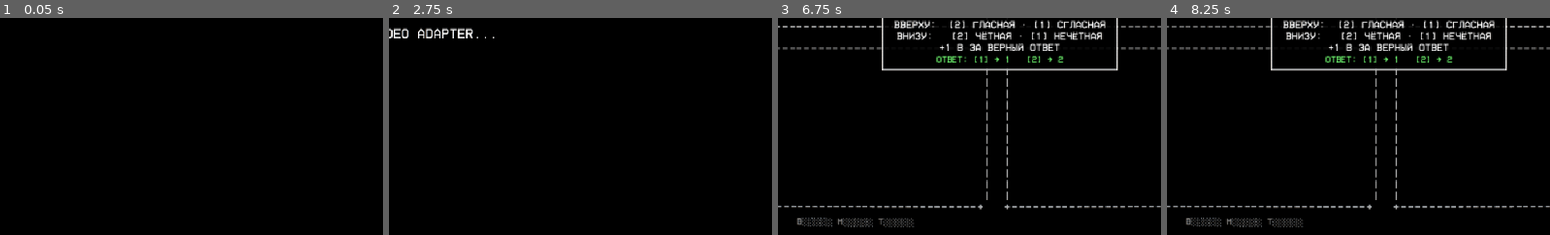
Above: before the commit, frames 1-4 (left to right).
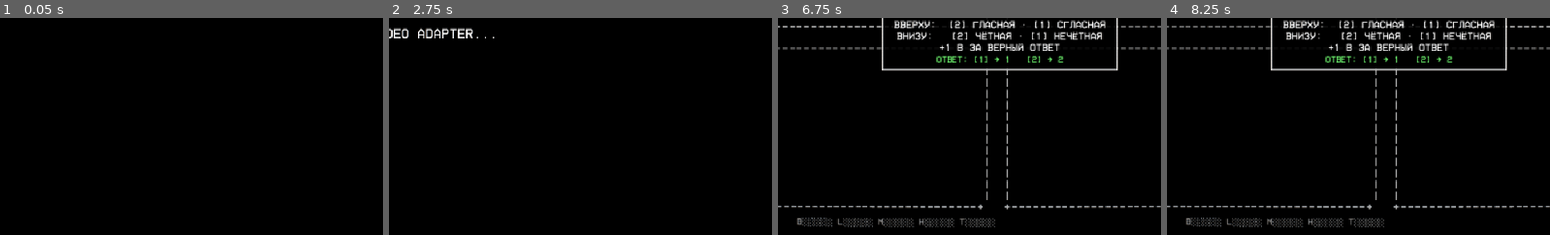
Above: after the commit, the same moments.

Repository: JcukengesH/System-Task-Switch
Game: Godot game, scene res://scenes/Main.tscn
Same seed, same stepped clock (60 frames per second), same inputs: the game is played once before the commit and once after it.
Inputs (mouse positions are % of the whole screen's width and height, from its top left):
- Up to frame 1 (0.05 s): no input
- Up to frame 2 (2.75 s): tap Enter at 0.5, 2.1 s; move the mouse to (72, 45) at 0.52 s; hold Right 0.53-1.28 s; tap 1 at 0.6 s; click (72, 45) at 0.67 s; tap Space at 0.77, 1.07, 1.52, 1.82, 2 s; move the mouse to (30, 55) at 1.27 s; hold S 1.28-2.03 s; tap 2 at 1.35 s; move the mouse to (60, 28) at 2.02 s; hold Right from 2.03 s (still down)
- Up to frame 3 (6.75 s): move the mouse to (45, 70) at 2.77 s; release Right at 2.78 s; hold W 2.78-3.53 s; tap Keypad Enter at 2.85 s; click (45, 70) at 2.92 s; tap Space at 3.02, 3.32, 3.77, 4.07, 4.25, 4.52, 4.82, 6.02, 6.32 s; tap Enter at 3.5, 5.75 s; move the mouse to (80, 65) at 3.52 s; hold Left 3.53-5.03 s; tap 0 at 3.6 s; move the mouse to (20, 35) at 4.27 s; tap 9 at 4.35 s; move the mouse to (55, 50) at 5.02 s; hold S 5.03-5.78 s; tap Backspace at 5.1 s; click (55, 50) at 5.17 s; move the mouse to (35, 25) at 5.77 s; hold Right 5.78-6.53 s; tap 3 at 5.85 s; move the mouse to (72, 45) at 6.52 s; hold W from 6.53 s (still down); tap 4 at 6.6 s
- Up to frame 4 (8.25 s): tap Space at 6.77, 7.07, 7.25, 7.52, 7.82 s; move the mouse to (30, 55) at 7.27 s; release W at 7.28 s; hold Right 7.28-8.03 s; tap 5 at 7.35 s; click (30, 55) at 7.42 s; move the mouse to (60, 28) at 8.02 s; hold S from 8.03 s (still down); tap 1 at 8.1 s
The pictures show only the part of the screen within x 21-71%, y 46-96%; the shares and areas given below are measured in that part.

Frame 1 is identical in both runs. In frame 3, 0.4% of the frame differs, in the area x 15-57%, y 91-97%; in frame 4, 0.4%.

Commit message:
Стиль v4 (3,4,5,10,11): base/music-слои эффектов, каналы lowmid/highmid/beat/texture, мягкая огибающая x/(x+0.6); SFX громче, музыка тише; быстрый выход со звуком + стоп аудио по крестику окна

Diff:
--- a/scripts/main.gd
+++ b/scripts/main.gd
@@ -13,6 +13,11 @@
 const EFFECT_COMBO_CAP := 300.0
 const EFFECT_RISE_SPEED := 1.5
 const EFFECT_FALL_SPEED := 1.2
+# Музыкальный слой искажений (music_effect в шейдере): суммарная «жёсткость»
+# огибающих спектра. Поднимается быстро на ударах, сползает медленно.
+const MUSIC_EFFECT_MAX := 1.3
+const MUSIC_RISE_SPEED := 4.0
+const MUSIC_FALL_SPEED := 1.6
 const ANSWER_FEEDBACK_DELAY := 0.10
 # Окно молчания после старта забега: клик-рестарт (или его второй такт
 # двойного клика) не должен превращаться в ответ на первом символе.
@@ -111,6 +116,8 @@
 
 var _effect_current: float = EFFECT_MIN
 var _effect_target: float = EFFECT_MIN
+var _music_effect_current: float = 0.0
+var _music_effect_target: float = 0.0
 var _margin: Control
 var _shake_tween: Tween
 var _answer_locked: bool = false
@@ -317,9 +324,11 @@
 		return
 	_vu_accum = 0.0
 	var b: float = _fx.bass if _vu_live else 0.0
+	var l: float = _fx.lowmid if _vu_live else 0.0
 	var m: float = _fx.mid if _vu_live else 0.0
+	var h: float = _fx.highmid if _vu_live else 0.0
 	var t: float = _fx.treble if _vu_live else 0.0
-	vu_label.text = "B%s M%s T%s" % [_vu_bars(b), _vu_bars(m), _vu_bars(t)]
+	vu_label.text = "B%s L%s M%s H%s T%s" % [_vu_bars(b), _vu_bars(l), _vu_bars(m), _vu_bars(h), _vu_bars(t)]
 
 
 func _vu_bars(v: float) -> String:
@@ -656,11 +665,28 @@
 		_current_screen.queue_free()
 		_current_screen = null
 	SFX.shutdown()
-	var wait: float = SFX.shutdown_length()
+	# Слышен только «щелчок» выключения: полный хвост ShutDown.ogg ждать
+	# незачем (фидбек: игра закрывалась несколько секунд). Ставим крест на
+	# аудио и выходим через 0.6 c.
+	var wait: float = minf(SFX.shutdown_length(), 0.6)
 	if wait <= 0.0:
-		wait = 1.0
+		wait = 0.4
 	await get_tree().create_timer(wait).timeout
+	_stop_all_audio()
 	get_tree().quit()
+
+
+func _stop_all_audio() -> void:
+	SFX.stop_all()
+	_music.stop_all()
+
+
+func _notification(what: int) -> void:
+	# Крестик окна / Alt+F4: гасим звук до выхода, иначе закрытие висит,
+	# пока аудио-драйвер досылает буферы (гул БП играл в цикле).
+	if what == NOTIFICATION_WM_CLOSE_REQUEST:
+		_stop_all_audio()
+		get_tree().quit()
 
 
 func _start_game_from_menu() -> void:
@@ -971,6 +997,8 @@
 			q.set_pulse(0.0)
 
 func _update_effect_scale(delta: float) -> void:
+	# Слой «база»: геометрия и свет CRT (бочка, виньетка, скан-линии, glow)
+	# растут только от комбо — изгиб экрана на музыку не реагирует.
 	var target: float = EFFECT_MIN
 	if current_state == State.GAME:
 		if combo <= int(EFFECT_COMBO_CAP):
@@ -981,15 +1009,23 @@
 			# 300..400 : EFFECT_MAX .. EFFECT_MASTER_MAX
 			var t2: float = clampf(float(combo - int(EFFECT_COMBO_CAP)) / 100.0, 0.0, 1.0)
 			target = lerpf(EFFECT_MAX, EFFECT_MASTER_MAX, t2)
-	# Гибрид: искажения растут не только от комбо, но и от музыки — бас и
-	# верха «тянут» картинку к аналоговым помехам на пиках (в тишине — чисто).
-	if current_state == State.GAME and music_fx_enabled:
-		target += _fx.bass * 0.15 + _fx.treble * 0.08
-	_effect_target = clampf(target, 0.0, EFFECT_MASTER_MAX)
+	_effect_target = target
 	var speed: float = EFFECT_RISE_SPEED if _effect_target > _effect_current else EFFECT_FALL_SPEED
 	_effect_current = move_toward(_effect_current, _effect_target, speed * delta)
+
+	# Слой «музыка»: суммарная жёсткость пяти огибающих + beat. Только он
+	# разгоняет срывы/зерно/вспышки в шейдере; в тишине плавно гаснет в 0.
+	var mt: float = 0.0
+	if current_state == State.GAME and music_fx_enabled:
+		mt = _fx.bass * 0.7 + _fx.lowmid * 0.45 + _fx.mid * 0.3 \
+			+ _fx.highmid * 0.5 + _fx.treble * 0.6 + _fx.beat * 0.8
+	_music_effect_target = clampf(mt, 0.0, MUSIC_EFFECT_MAX)
+	var mspeed: float = MUSIC_RISE_SPEED if _music_effect_target > _music_effect_current else MUSIC_FALL_SPEED
+	_music_effect_current = move_toward(_music_effect_current, _music_effect_target, mspeed * delta)
+
 	if _crt_material:
-		_crt_material.set_shader_parameter("effect_scale", _effect_current)
+		_crt_material.set_shader_parameter("base_effect", _effect_current)
+		_crt_material.set_shader_parameter("music_effect", _music_effect_current)
 
 
 func _trigger_correct_shake() -> void:
--- a/scripts/music_deck.gd
+++ b/scripts/music_deck.gd
@@ -71,13 +71,24 @@
 
 
 # Ползунка громкости музыки 0..1 -> dB (общая кривая для intro/loop).
+# Отдача 11: музыка чуть тише базовой громкости микса, чтобы SFX читались.
+const VOLUME_TRIM_DB := -3.0
+
+
 func set_volume(v: float) -> void:
 	var c: float = clampf(v, 0.0, 1.0)
-	var db: float = -80.0 if c <= 0.001 else linear_to_db(c)
+	var db: float = -80.0 if c <= 0.001 else linear_to_db(c) + VOLUME_TRIM_DB
 	if _intro_player:
 		_intro_player.volume_db = db
 	if _loop_player:
 		_loop_player.volume_db = db
+
+
+func stop_all() -> void:
+	if _intro_player != null and _intro_player.playing:
+		_intro_player.stop()
+	if _loop_player != null and _loop_player.playing:
+		_loop_player.stop()
 
 
 func _on_intro_finished() -> void:
--- a/scripts/sfx.gd
+++ b/scripts/sfx.gd
@@ -8,7 +8,9 @@
 const SHUTDOWN_FILE := "ShutDown.ogg"
 
 const POOL_SIZE := 6
-const VOLUME_DB := -6.0
+# Отдача 11: SFX были на -6 дБ и тонули в музыке. База теперь 0 дБ,
+# пишущий «бип» терминала поднят до -10, гул БП оставлен фоном.
+const VOLUME_DB := 0.0
 
 var _pool: Array[AudioStreamPlayer] = []
 var _pool_index: int = 0
@@ -25,8 +27,8 @@
 # «Аутентичный стиль»: низкий гул блока питания + ступенчатый дисплейный бип.
 # Оба просятся процедурно (AudioStreamWAV в памяти) — не тащим бинарные
 # ассеты в репозиторий и не зависим от импортёра.
-const HUM_DB := -30.0
-const BEEP_DB := -16.0
+const HUM_DB := -33.0
+const BEEP_DB := -10.0
 var _hum_player: AudioStreamPlayer
 var _beep_player: AudioStreamPlayer
 
@@ -197,3 +199,15 @@
 
 func shutdown() -> void:
 	_play(_shutdown)
+
+
+# Мгновенно гасит весь вывод: пул, гул и бип. Нужен, чтобы закрытие
+# окна не ждало досылки аудио-буферов (отдача: «игра долго закрывается»).
+func stop_all() -> void:
+	for p in _pool:
+		if p.playing:
+			p.stop()
+	if _hum_player != null and _hum_player.playing:
+		_hum_player.stop()
+	if _beep_player != null and _beep_player.playing:
+		_beep_player.stop()
--- a/scripts/spectrum_fx.gd
+++ b/scripts/spectrum_fx.gd
@@ -2,34 +2,48 @@
 extends RefCounted
 # Аудио-реактивная прослойка CRT-шейдера: спектр Master-шины -> адаптивная
 # нормировка min/max по скользящему окну -> быстрые/медленные огибающие ->
-# beat-punch -> параметры шейдера (music_bass / music_mid / music_treble /
-# music_pulse). Про игру ничего не знает: main.gd передаёт ShaderMaterial
-# в update() и читает публичное поле pulse для квадрантов.
+# 5 каналов (bass/lowmid/mid/highmid/treble) + beat + texture -> параметры
+# шейдера. Про игру ничего не знает: main.gd передаёт ShaderMaterial в
+# update() и читает публичные поля (pulse — для квадрантов, каналы — для VU).
 
 # Скользящее окно истории для адаптивной нормировки.
 const HISTORY_LEN := 60
 
+# Каналы спектра: имя -> [частота низа, частота верха]. 5 полос вместо трёх
+# — графика реагирует детальнее (низкие «гудят», высокие «сыпят» по-разному).
+const BANDS := {
+	"bass":    [30.0, 150.0],
+	"lowmid":  [150.0, 400.0],
+	"mid":     [400.0, 1200.0],
+	"highmid": [1200.0, 3500.0],
+	"treble":  [3500.0, 12000.0],
+}
+
+# Кривая отклика транзиента: вместо жёсткого clamp(x*4) (только 0 или 1) —
+# мягкое насыщение x/(x+0.6)*1.6: средние значения живут, пики не бьют в потолок.
+const TRANS_GAIN := 2.5
+const TRANS_SOFT := 0.6
+const TRANS_NORM := 1.6
+
 # Beat-punch (0..1) — main.gd пульсирует им активный квадрант.
 var pulse: float = 0.0
-# Огибающие полос спектра (0..1) — публичны для VU-метра HUD'а.
+# Атака баса (фронт удара) и «сыпучесть» верхов — отдельные каналы реакции.
+var beat: float = 0.0
+var hiss: float = 0.0
+# Огибающие полос (0..1) — публичны для VU-метра HUD'а и слоя искажений.
 var bass: float = 0.0
+var lowmid: float = 0.0
 var mid: float = 0.0
+var highmid: float = 0.0
 var treble: float = 0.0
 
 var _spectrum: AudioEffectSpectrumAnalyzerInstance
 
-# История спектра: монотонные деки min/max по скользящему окну HISTORY_LEN
-# (деки хранят «логические» инкрементальные индексы, кольцевой буфер не нужен).
-var _bass_state: Dictionary = {}
-var _mid_state: Dictionary = {}
-var _treble_state: Dictionary = {}
+# История спектра по каналам: монотонные деки min/max по скользящему окну
+# HISTORY_LEN (деки хранят «логические» инкрементальные индексы, кольцевой
+# буфер не нужен).
+var _bands: Dictionary = {}
 var _hist_idx: int = 0
-var _bass_fast: float = 0.0
-var _bass_slow: float = 0.0
-var _mid_fast: float = 0.0
-var _mid_slow: float = 0.0
-var _treble_fast: float = 0.0
-var _treble_slow: float = 0.0
 
 # Кэш последних отправленных в шейдер значений: не дёргать
 # set_shader_parameter каждый кадр одинаковыми числами.
@@ -38,9 +52,11 @@
 
 func _init() -> void:
 	# Инициализация истории спектра: только деки min/max (кольцевых буферов нет).
-	_bass_state = {"min_idx": [], "min_val": [], "max_idx": [], "max_val": []}
-	_mid_state = {"min_idx": [], "min_val": [], "max_idx": [], "max_val": []}
-	_treble_state = {"min_idx": [], "min_val": [], "max_idx": [], "max_val": []}
+	for band in BANDS:
+		_bands[band] = {
+			"min_idx": [], "min_val": [], "max_idx": [], "max_val": [],
+			"fast": 0.0, "slow": 0.0, "prev_fast": 0.0, "value": 0.0,
+		}
 	_hist_idx = 0
 
 
@@ -70,47 +86,54 @@
 	if _spectrum == null or material == null:
 		return false
 
-	var bass_raw: float   = _spectrum.get_magnitude_for_frequency_range(30.0, 200.0).length()
-	var mid_raw: float    = _spectrum.get_magnitude_for_frequency_range(200.0, 2000.0).length()
-	var treble_raw: float = _spectrum.get_magnitude_for_frequency_range(4000.0, 12000.0).length()
-
-	var bass_db: float   = _to_db(bass_raw)
-	var mid_db: float    = _to_db(mid_raw)
-	var treble_db: float = _to_db(treble_raw)
-
-	var bass_n: float   = _adaptive_norm(bass_db, _bass_state)
-	var mid_n: float    = _adaptive_norm(mid_db, _mid_state)
-	var treble_n: float = _adaptive_norm(treble_db, _treble_state)
-
-	var fast_rate: float = 45.0
-	var slow_rate: float = 2.0
-	_bass_fast   = _env(_bass_fast,   bass_n,   delta, fast_rate)
-	_bass_slow   = _env(_bass_slow,   bass_n,   delta, slow_rate)
-	_mid_fast    = _env(_mid_fast,    mid_n,    delta, fast_rate)
-	_mid_slow    = _env(_mid_slow,    mid_n,    delta, slow_rate)
-	_treble_fast = _env(_treble_fast, treble_n, delta, fast_rate)
-	_treble_slow = _env(_treble_slow, treble_n, delta, slow_rate)
-
-	var bass_trans: float   = clampf((_bass_fast - _bass_slow) * 4.0,     0.0, 1.0)
-	var mid_trans: float    = clampf((_mid_fast - _mid_slow) * 4.0,      0.0, 1.0)
-	var treble_trans: float = clampf((_treble_fast - _treble_slow) * 4.0, 0.0, 1.0)
-
-	# Публичные копии — для VU-метра в HUD (main.gd читает, не трогая приваты).
-	bass = bass_trans
-	mid = mid_trans
-	treble = treble_trans
-
-	var drive: float = maxf(bass_trans, treble_trans * 0.9)
-	drive = maxf(drive, mid_trans * 0.7)
+	var fast_rate: float = 32.0
+	var slow_rate: float = 2.5
+
+	for band in BANDS:
+		var range_hz: Array = BANDS[band]
+		var raw: float = _spectrum.get_magnitude_for_frequency_range(
+			range_hz[0], range_hz[1]).length()
+		var normed: float = _adaptive_norm(_to_db(raw), _bands[band])
+		var st: Dictionary = _bands[band]
+		st["prev_fast"] = st["fast"]
+		st["fast"] = _env(st["fast"], normed, delta, fast_rate)
+		st["slow"] = _env(st["slow"], normed, delta, slow_rate)
+		var trans: float = clampf((st["fast"] - st["slow"]) * TRANS_GAIN, 0.0, 1.0)
+		st["value"] = _soft_curve(trans)
+
+	bass = _bands["bass"]["value"]
+	lowmid = _bands["lowmid"]["value"]
+	mid = _bands["mid"]["value"]
+	highmid = _bands["highmid"]["value"]
+	treble = _bands["treble"]["value"]
+
+	# Beat — фронт атаки баса (рост быстрой огибающей). Короткий, колкий.
+	var bass_onset: float = clampf(
+		(_bands["bass"]["fast"] - float(_bands["bass"]["prev_fast"])) * 28.0, 0.0, 1.0)
+	beat = maxf(bass_onset, beat - delta * 5.0)
+
+	# Hiss — дрожание верхов (тарелки/шум): модуль быстрых колебаний treble.
+	var treble_fluct: float = clampf(
+		absf(_bands["treble"]["fast"] - float(_bands["treble"]["prev_fast"])) * 20.0, 0.0, 1.0)
+	hiss = maxf(treble_fluct, hiss - delta * 3.0)
+
+	var drive: float = maxf(bass, treble * 0.9)
+	drive = maxf(drive, lowmid * 0.85)
+	drive = maxf(drive, highmid * 0.8)
+	drive = maxf(drive, mid * 0.7)
 	if drive > pulse:
 		pulse = drive
 	else:
 		pulse = maxf(0.0, pulse - delta * 3.5)
 
-	_set_param_cached(material, "music_bass",   bass_trans)
-	_set_param_cached(material, "music_mid",    mid_trans)
-	_set_param_cached(material, "music_treble", treble_trans)
-	_set_param_cached(material, "music_pulse",  pulse)
+	_set_param_cached(material, "music_bass", bass)
+	_set_param_cached(material, "music_lowmid", lowmid)
+	_set_param_cached(material, "music_mid", mid)
+	_set_param_cached(material, "music_highmid", highmid)
+	_set_param_cached(material, "music_treble", treble)
+	_set_param_cached(material, "music_pulse", pulse)
+	_set_param_cached(material, "music_beat", beat)
+	_set_param_cached(material, "music_texture", hiss)
 	return true
 
 
@@ -120,12 +143,24 @@
 func reset_params(material: ShaderMaterial) -> void:
 	if material == null:
 		return
-	for pname in ["music_bass", "music_mid", "music_treble", "music_pulse"]:
+	for pname in ["music_bass", "music_lowmid", "music_mid", "music_highmid",
+			"music_treble", "music_pulse", "music_beat", "music_texture",
+			"music_effect"]:
 		_shader_cache.erase(pname)
 		material.set_shader_parameter(pname, 0.0)
 	bass = 0.0
+	lowmid = 0.0
 	mid = 0.0
+	highmid = 0.0
 	treble = 0.0
+	beat = 0.0
+	hiss = 0.0
+
+
+func _soft_curve(x: float) -> float:
+	# Плавное насыщение: 0 -> 0, 0.5 -> ~0.73, 1.0 -> 1.0. Середина диапазона
+	# перестаёт «выпрыгивать» в максимум, эффекты читаются как градация.
+	return clampf(x / (x + TRANS_SOFT) * TRANS_NORM, 0.0, 1.0)
 
 
 func _to_db(magnitude: float) -> float:
--- a/shaders/crt.gdshader
+++ b/shaders/crt.gdshader
@@ -2,13 +2,19 @@
 
 uniform sampler2D screen_texture : hint_screen_texture, filter_linear;
 
-// Глобальная сила эффектов. Управляется из GDScript по прогрессу игрока.
-uniform float effect_scale : hint_range(0.0, 2.0) = 0.15;
+// Два слоя силы эффектов (см. main.gd _update_effect_scale):
+// base_effect  — «геометрия и свет» CRT: бочка, FOV, виньетка, скан-линии,
+//                glow, аберрация. Растёт только с комбо — на музыку не
+//                реагирует вовсе.
+// music_effect — «помехи»: срывы синхронизации, зерно, вспышки. Живёт только
+//                музыкой; в тишине = 0 и картинка чистая.
+uniform float base_effect : hint_range(0.0, 2.0) = 0.15;
+uniform float music_effect : hint_range(0.0, 2.0) = 0.0;
 
 // FOV-подобное искажение (эффект «расширения» картинки).
 uniform float fov_warp : hint_range(0.0, 0.6) = 0.10;
 
-// Базовые значения — работают как множители при effect_scale = 1.0.
+// Базовые значения — работают как множители при base_effect = 1.0.
 uniform float curvature : hint_range(0.0, 0.3) = 0.06;
 uniform float scanline_strength : hint_range(0.0, 0.6) = 0.18;
 uniform float vignette_strength : hint_range(0.0, 2.0) = 0.45;
@@ -24,18 +30,20 @@
 // должен читаться без напряжения).
 uniform float pixel_block : hint_range(1.0, 8.0) = 1.2;
 // Сигнальные артефакты, управляемые спектром музыки (см. spectrum_fx.gd):
-// бас рвёт синхронизацию по горизонтали, верха — по вертикали + шум.
-// В шейдере они гейтятся пиками огибающих (bass_pk/treb_pk), поэтому в
-// тишине картинка остаётся чистой, как в старом мягком CRT.
+// бас/beat рвут синхронизацию по горизонтали, верха/hiss — по вертикали + шум.
 uniform float jitter_amount : hint_range(0.0, 0.05) = 0.004;
 uniform float roll_amount : hint_range(0.0, 0.08) = 0.008;
 uniform float grain_amount : hint_range(0.0, 0.25) = 0.025;
 
-// Аудио-реакция (задаётся GDScript'ом).
+// Аудио-каналы (задаёт GDScript; 5 полос + beat + hiss + общий pulse).
 uniform float music_bass : hint_range(0.0, 1.0) = 0.0;
+uniform float music_lowmid : hint_range(0.0, 1.0) = 0.0;
 uniform float music_mid : hint_range(0.0, 1.0) = 0.0;
+uniform float music_highmid : hint_range(0.0, 1.0) = 0.0;
 uniform float music_treble : hint_range(0.0, 1.0) = 0.0;
 uniform float music_pulse : hint_range(0.0, 1.0) = 0.0;
+uniform float music_beat : hint_range(0.0, 1.0) = 0.0;
+uniform float music_texture : hint_range(0.0, 1.0) = 0.0;
 uniform float music_glow_boost : hint_range(0.0, 10.0) = 2.0;
 uniform float music_aberration_boost : hint_range(0.0, 12.0) = 1.5;
 uniform float music_flicker_boost : hint_range(0.0, 4.0) = 0.5;
@@ -75,18 +83,21 @@
 }
 
 void fragment() {
-	float eff = effect_scale;
+	float base = base_effect;
+	float mus = music_effect;
 
-	// Пиковые гейты: артефакты «жестяного» терминала показываем только когда
-	// музыка реально бьёт. В остальное время — чистый мягкий CRT старого стиля.
-	float bass_pk = smoothstep(0.55, 1.0, music_bass);
-	float mid_pk  = smoothstep(0.55, 1.0, music_mid);
-	float treb_pk = smoothstep(0.60, 1.0, music_treble);
+	// Пиковые гейты каналов: «жестяные» артефакты берём из верха отклика
+	// каждой полосы, чтобы тихие партии не шевелили картинку.
+	float bass_pk = smoothstep(0.30, 0.95, music_bass);
+	float lowmid_pk = smoothstep(0.30, 0.95, music_lowmid);
+	float mid_pk  = smoothstep(0.35, 0.95, music_mid);
+	float highmid_pk = smoothstep(0.35, 0.95, music_highmid);
+	float treb_pk = smoothstep(0.35, 0.95, music_treble);
 
-	// Пространственные искажения — самые «телесные» эффекты, скейлим прямо.
+	// Пространственные искажения — только базовый слой (комбо), без музыки.
 	vec2 uv = SCREEN_UV;
-	uv = barrel(uv, curvature * eff);
-	uv = fov_distort(uv, fov_warp * eff);
+	uv = barrel(uv, curvature * base);
+	uv = fov_distort(uv, fov_warp * base);
 
 	// Сигнальные артефакты квантованы по времени (~24 FPS): срывы синхронизации
 	// скачут, как на настоящем мониторе, а не плавно колышутся. Срыв — полосами
@@ -94,8 +105,12 @@
 	float tstep = floor(TIME * 24.0);
 	vec2 grid = vec2(1.0) / (SCREEN_PIXEL_SIZE * pixel_block);
 	float band = floor(uv.y * 8.0);
-	uv.x += (hash21(vec2(band, tstep)) - 0.5) * jitter_amount * eff * bass_pk * 2.0;
-	uv.y += (hash21(vec2(tstep, 11.0)) - 0.5) * roll_amount * eff * treb_pk;
+	// Бас «бьёт» развёртку, beat (фронт удара) добавляет колкость.
+	float punch = clamp(bass_pk + music_beat * 1.4, 0.0, 1.5);
+	uv.x += (hash21(vec2(band, tstep)) - 0.5) * jitter_amount * mus * punch * 2.0;
+	// Верхa и шипение уводят вертикалку.
+	uv.y += (hash21(vec2(tstep, 11.0)) - 0.5) * roll_amount * mus
+		* (treb_pk + music_texture * 0.6);
 
 	bool inside = (uv.x >= 0.0 && uv.x <= 1.0 && uv.y >= 0.0 && uv.y <= 1.0);
 
@@ -105,42 +120,43 @@
 		vec2 quv = (floor(uv * grid) + 0.5) / grid;
 		float dist = length(quv - 0.5);
 
-		float glow_mul = 1.0 + music_pulse * music_glow_boost * eff;
-		float aberr_mul = 1.0 + (music_pulse * music_aberration_boost + music_treble * 1.5) * eff;
+		float glow_mul = 1.0 + music_pulse * music_glow_boost * mus;
+		float aberr_mul = 1.0 + (music_pulse * music_aberration_boost + highmid_pk * 1.5) * mus;
 
 		vec2 dir = normalize(quv - 0.5 + 1e-6);
-		vec2 off = dir * (aberration * eff) * aberr_mul * dist;
+		vec2 off = dir * (aberration * base) * aberr_mul * dist;
 		float r = texture(screen_texture, quv - off).r;
 		float g = texture(screen_texture, quv).g;
 		float b = texture(screen_texture, quv + off).b;
-		vec3 base = vec3(r, g, b);
+		vec3 basec = vec3(r, g, b);
 
-		vec3 bloom = glow_at(quv) * (glow_strength * eff) * glow_mul;
-		col = base + bloom;
+		vec3 bloom = glow_at(quv) * (glow_strength * base) * glow_mul;
+		col = basec + bloom;
 
 		// Виньетку считаем первой — от неё зависит мягкость скан-линий по краям.
 		vec2 vc = quv - 0.5;
-		float vig = clamp(1.0 - dot(vc, vc) * (vignette_strength * eff) * 2.0, 0.0, 1.0);
+		float vig = clamp(1.0 - dot(vc, vc) * (vignette_strength * base) * 2.0, 0.0, 1.0);
 
-		// Скан-линии: возвращаем старую плавность (нативные строки, sin-развёртка),
-		// затухают к краям экрана вместе с виньеткой. Середина музыки «поджигает»
-		// контраст полос, но только на пиках.
+		// Скан-линии: плавные (нативные строки), затухают к краям вместе с
+		// виньеткой. Середина/нижняя середина музыки «поджигают» контраст
+		// полос, но только на пиках и только слоем помех.
 		vec2 pixel = quv / SCREEN_PIXEL_SIZE;
 		float scan = sin(pixel.y * 3.14159265) * 0.5 + 0.5;
-		col *= mix(1.0, scan, scanline_strength * eff * (1.0 + mid_pk * 1.2) * vig);
+		float burn = (mid_pk * 0.9 + lowmid_pk * 0.5) * mus;
+		col *= mix(1.0, scan, scanline_strength * base * (1.0 + burn) * vig);
 
 		col *= vig;
 
-		// Помехи: зерно по ТВ-пикселю, но постоянная составляющая убрана —
-		// шум сыплется только когда верха реально ударили (люминофор при помехе).
+		// Помехи: зерно по ТВ-пикселю сыплется с верхами и «сыпучестью»
+		// (hiss); в тишине постоянная составляющая почти нулевая.
 		float vrow = floor(quv.y * grid.y);
 		float grain = hash21(vec2(vrow, floor(quv.x * grid.x) + tstep * 97.0)) - 0.5;
-		col += grain * grain_amount * eff * (0.1 + treb_pk);
+		col += grain * grain_amount * mus * (0.1 + treb_pk * 0.8 + music_texture * 0.9);
 
-		col *= 1.0 + sin(TIME * flicker_speed) * (flicker * eff);
+		col *= 1.0 + sin(TIME * flicker_speed) * (flicker * base);
 		// Доля — ступенчатая вспышка яркости, без плавного «дыхания».
-		col *= 1.0 + step(0.68, music_pulse) * music_flicker_boost * 0.6 * eff;
-		col *= brightness * (1.0 + step(0.8, music_pulse) * music_brightness_boost * 0.3 * eff);
+		col *= 1.0 + step(0.68, music_pulse) * music_flicker_boost * 0.6 * mus;
+		col *= brightness * (1.0 + step(0.8, music_pulse) * music_brightness_boost * 0.3 * mus);
 	}
 
 	COLOR = vec4(col, 1.0);
